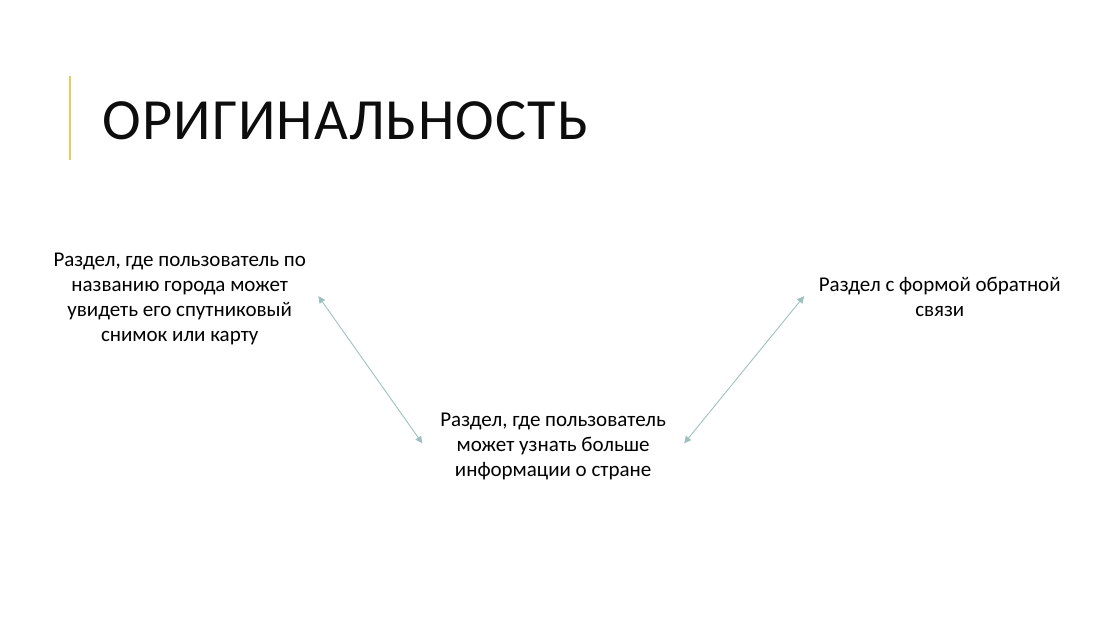
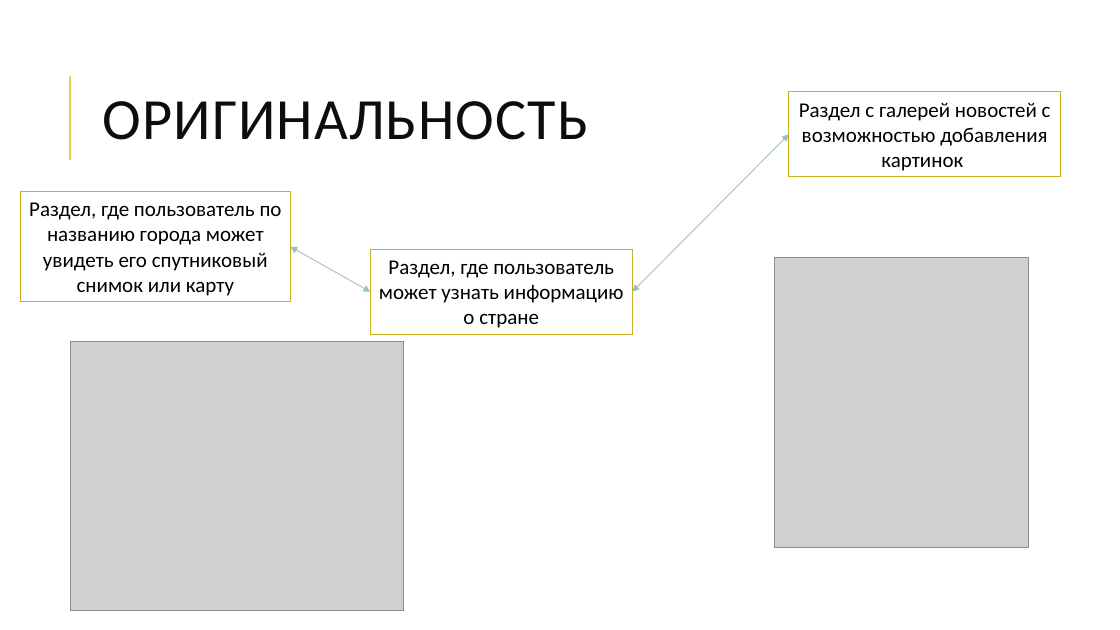
Before and after one commit to git21git/WEB_Project, a slide deck: slide 5 of Презентация WEB.pptx. Drawn at 1120x630 pixels with LibreOffice and Linux fonts; fonts in the diff are those of the drawing; grey boxes stand for pictures. Boxes give left, top, right and bottom in pixels: in the first picture for what was removed or moved away, otherwise in the second. Text is boxed around its words. In the diff, an @@ line names an element or a change of style, - is before the commit and + after.

```diff
--- a/Презентация WEB.pptx
+++ b/Презентация WEB.pptx
@@ rectangle added at (x1=789, y1=92, x2=1060, y2=176), outline #CBAF22 0.75 pt, 18 pt, text #000000 @@
+Раздел с галерей новостей с возможностью добавления картинок
@@ double arrow moved from (804, 297) - (685, 444) to (789, 134) - (633, 292) @@
@@ rectangle "Раздел, где пользователь по названию ..." resized from (x1=54, y1=252, x2=306, y2=345) to (x1=21, y1=192, x2=291, y2=302) @@
@@ rectangle "Раздел, где пользователь по названию ..." at (x1=21, y1=192, x2=291, y2=302): outline none to #CBAF22 0.75 pt @@
@@ double arrow moved from (318, 297) - (423, 444) to (290, 247) - (371, 292) @@
@@ rectangle "Раздел, где пользователь может узнать ..." at (x1=371, y1=250, x2=633, y2=334): outline none to #CBAF22 0.75 pt @@
@@ rectangle "Раздел, где пользователь может узнать ..." resized from (x1=440, y1=412, x2=666, y2=480) to (x1=371, y1=250, x2=633, y2=334) @@
@@ text in rectangle at (x1=379, y1=260, x2=624, y2=328): text changed @@
-Раздел, где пользователь может узнать больше информации о стране
+Раздел, где пользователь может узнать информацию о стране
@@ picture added at (x1=774, y1=257, x2=1028, y2=548) @@
@@ text removed at (x1=819, y1=276, x2=1061, y2=316) @@
-Раздел с формой обратной связи
@@ picture added at (x1=71, y1=342, x2=403, y2=611) @@
```
Also in this commit, not shown: 3 other slides changed, 3 other files.
